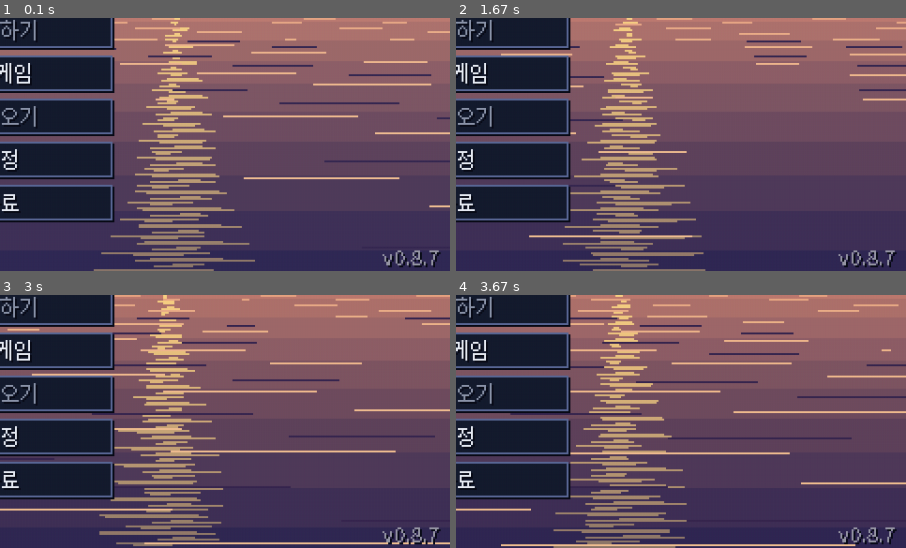
Above: before the commit, frames 1-4 (two rows, left to right).
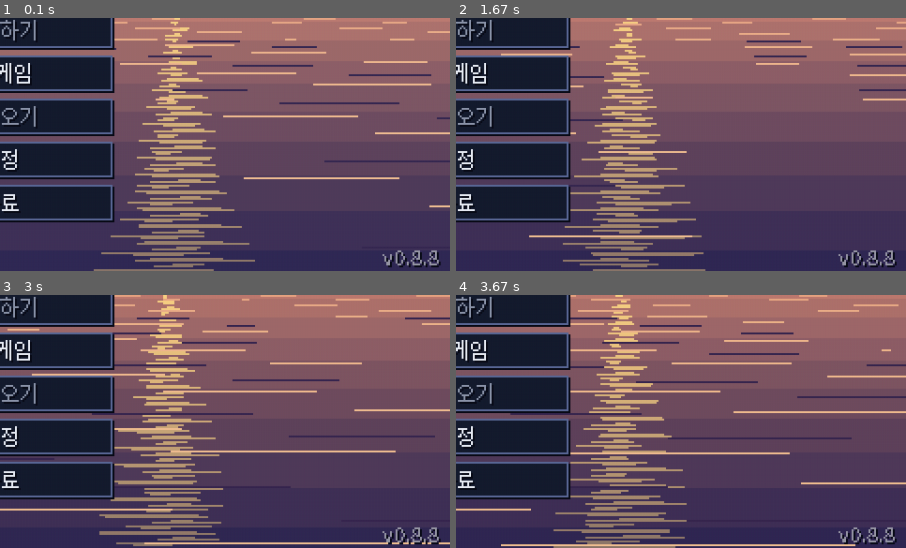
Above: after the commit, the same moments.

Repository: sinsiu60/fishingplanet
Game: pygame game, started from main.py
Two runs of this game, one before a commit and one after it. Both use one fixed random seed, a clock stepped at 60 frames per second and the inputs below.
Inputs (mouse positions are % of the whole screen's width and height, from its top left):
- Up to frame 1 (0.1 s): no input
- Up to frame 2 (1.67 s): hold Up 0.33-0.8 s; move the mouse to (46, 54) at 0.37 s; tap Enter at 1.23 s; hold Up from 1.57 s (still down); move the mouse to (19, 35) at 1.6 s
- Up to frame 3 (3 s): release Up at 1.87 s; hold Up 1.9-2.27 s; move the mouse to (65, 15) at 1.93 s; tap Space at 2.63 s; tap B at 2.97 s
- Up to frame 4 (3.67 s): no input
The pictures show only the part of the screen within x 50-100%, y 50-100%; the shares and areas given below are measured in that part.

The runs differ from the first frame. In frame 1, 0.1% of the frame differs, in the area x 94-98%, y 91-99%; in frame 2, 0.1%; in frame 3, 0.1%; in frame 4, 0.1%.

Commit message:
Mobile fight lag: only call Channel.set_volume when the level changes; perf overlay; 0.8.8
pygame's Channel.set_volume always goes through Mix_SetPanning, which locks
the audio device. The mixer re-applied every active channel and music layer
each frame (~14 calls per fight frame), contending with the audio thread on
phones. Volumes are now compared in mixer units (1/128) and only pushed on
change (~1 call per frame); music stream volume likewise. Adds a settings
toggle that shows FPS and per-stage timings on screen.

Co-Authored-By: Claude Opus 5.5 <noreply@anthropic.com>
Claude-Session: https://claude.ai/code/session_01XkZZxEWm7K26sk4a4EAFMF

Diff:
--- a/dist_readme.txt
+++ b/dist_readme.txt
@@ -1,4 +1,4 @@
-낚시 게임 v0.8.7
+낚시 게임 v0.8.8
 ================
 
 실행: FishingGame.exe 를 더블클릭하세요. (Python 설치 필요 없음)
--- a/src/audio/adaptive_music.py
+++ b/src/audio/adaptive_music.py
@@ -45,6 +45,7 @@
         self.state_t = 0.0
         self.sting_left = 0.0
         self.quiet = False                   # 예전 스트리밍 곡이 나오는 중
+        self._vol_q: dict = {}             # 채널에 마지막으로 넣은 음량 (1/128 단위)
         self.missing: list[str] = []
         if self.enabled:
             base = sfx.n_sig
@@ -145,8 +146,10 @@
         self.cache = {n: snd for n, snd in cache.items() if snd is not None}  # 안 쓰는 대륙·낚시터 층은 놓아 준다
         self.sounds = {k: self.cache[n] for k, n in names.items() if n in self.cache}
         self.level = {k: 0.0 for k in LAYERS}
+        self._vol_q = {}
         for k, snd in self.sounds.items():   # 같은 프레임에 한꺼번에 → 끝까지 맞물려 돈다
             self.ch[k].set_volume(0.0)
+            self._vol_q[k] = 0
             self.ch[k].play(snd, loops=-1)
         self.t0 = self.clock
         self.applied = None
@@ -171,6 +174,7 @@
         if snd is None:
             return
         self.cache["mus_sting_win"] = snd
+        self._vol_q.pop("_sting", None)
         self.ch_sting.set_volume(min(1.0, GAIN * self.sfx.bus_gain("mus")))
         self.ch_sting.play(snd)
         self.sting_left = snd.get_length()
@@ -216,6 +220,12 @@
             step = rate if k not in mult else rate * 0.6
             self.level[k] = min(goal, cur + step) if goal > cur else max(goal, cur - step)
             if k in self.sounds:
-                self.ch[k].set_volume(min(1.0, self.level[k] * bus))
-        if self.ch_sting.get_busy():
-            self.ch_sting.set_volume(min(1.0, GAIN * self.sfx.bus_gain("mus") * (0.0 if quiet else 1.0)))
+                q = round(min(1.0, self.level[k] * bus) * 128)
+                if self._vol_q.get(k) != q:  # 바뀔 때만 (폰 오디오 잠금, v0.8.8)
+                    self._vol_q[k] = q
+                    self.ch[k].set_volume(q / 128)
+        if self.sting_left > 0:
+            q = round(min(1.0, GAIN * self.sfx.bus_gain("mus") * (0.0 if quiet else 1.0)) * 128)
+            if self._vol_q.get("_sting") != q:
+                self._vol_q["_sting"] = q
+                self.ch_sting.set_volume(q / 128)
--- a/src/audio/sfx.py
+++ b/src/audio/sfx.py
@@ -333,12 +333,22 @@
         return ch
 
     def _apply(self, e: dict) -> None:
+        """채널 음량 반영. 값이 실제로 바뀔 때만 set_volume (믹서 단위 1/128로 비교).
+        폰에선 set_volume 마다 오디오 장치를 잠가서(패닝 효과 등록) 매 프레임 수십 번 부르면 파이팅이 끊겼다 (v0.8.8)."""
         v = min(1.0, e["vol"] * self.bus_gain(e["bus"]))
         if e["pan"] is None:
-            e["ch"].set_volume(v)
+            lr = (v, None)
         else:
             a = (max(-1.0, min(1.0, e["pan"])) + 1) * np.pi / 4
-            e["ch"].set_volume(min(1.0, v * np.cos(a) * 1.41), min(1.0, v * np.sin(a) * 1.41))
+            lr = (min(1.0, v * np.cos(a) * 1.41), min(1.0, v * np.sin(a) * 1.41))
+        q = (round(lr[0] * 128), None if lr[1] is None else round(lr[1] * 128))
+        if e.get("_q") == q:
+            return
+        e["_q"] = q
+        if lr[1] is None:
+            e["ch"].set_volume(lr[0])
+        else:
+            e["ch"].set_volume(lr[0], lr[1])
 
     def update(self, dt: float, slow: bool = False) -> None:
         """매 프레임: 덕킹 복귀, 끝난 소리 정리, 리미터, 루프·재생 중 소리 볼륨 갱신."""
@@ -363,7 +373,10 @@
             self.limiter = min(want, self.limiter + dt / lim["release_sec"])
         for e in self.active:
             self._apply(e)
-        pygame.mixer.music.set_volume(min(1.0, self.bus_gain("mus") * getattr(self, "music_gain", 0.6)))
+        mv = round(min(1.0, self.bus_gain("mus") * getattr(self, "music_gain", 0.6)) * 128)
+        if mv != getattr(self, "_music_q", None):  # 스트리밍 음악 음량도 바뀔 때만
+            self._music_q = mv
+            pygame.mixer.music.set_volume(mv / 128)
 
     def stop_all(self) -> None:
         """효과음·환경음 전부 멈춤 (음악 층 예약 채널은 그대로 — adaptive_music이 따로 관리)."""
--- a/src/core/game.py
+++ b/src/core/game.py
@@ -1,4 +1,6 @@
 """메인 루프. 게임 로직은 초당 60틱 고정, 렌더링은 그와 분리된다."""
+import time
+
 import pygame
 
 from src.audio.music import Music
@@ -79,6 +81,19 @@
         self.scenes.push(start_scene(self))
         bootlog.mark("첫 장면")
 
+    def _perf_draw(self, frame_time: float, ticks: int, upd: float, audio: float, draw: float) -> None:
+        """설정 '성능 표시': 화면 왼쪽 위에 FPS 와 단계별 처리 시간(ms, 평균) — 폰 렉 원인 찾기 (v0.8.8)."""
+        p = getattr(self, "_perf", None)
+        cur = [1.0 / max(frame_time, 1e-4), upd * 1000, audio * 1000, draw * 1000, ticks]
+        self._perf = cur if p is None else [a * 0.9 + b * 0.1 for a, b in zip(p, cur)]
+        fps, u, a, d, tk = self._perf
+        from src.ui.hud import text
+        c = self.screen.canvas
+        line = (f"FPS {fps:4.1f}  갱신 {u:4.1f}(×{tk:.1f})  소리 {a:4.1f}  그리기 {d:4.1f}  "
+                f"출력 {getattr(self, '_perf_present', 0.0):4.1f}ms  일 {getattr(self, '_work_ms', 0):4.1f}")
+        c.fill((0, 0, 0), (0, 0, min(c.get_width(), 8 + len(line) * 5), 12))
+        text(c, line, (3, 6), (140, 255, 160), 11, "midleft")
+
     def _loading_frame(self) -> None:
         """모바일 첫 실행은 효과음을 만드느라 몇 초 걸려서 안내 화면을 먼저 보여 준다."""
         from src.ui.hud import text
@@ -186,14 +201,20 @@
                 elif self.scenes.current:
                     self.scenes.current.handle_event(event)
 
+            perf = self.settings.get("perf_overlay")
+            t0 = time.perf_counter() if perf else 0.0
+            ticks = 0
             while accumulator >= self.tick_dt:
                 if self.scenes.current:
                     self.scenes.current.update(self.tick_dt)
                 accumulator -= self.tick_dt
+                ticks += 1
+            t1 = time.perf_counter() if perf else 0.0
             self.music.update()
             self.adaptive.update(frame_time, quiet=self.music.target is not None or self.music.current is not None)
             self.sfx.update(frame_time, slow=self.time_scale < 0.99)  # 믹서: 덕킹·리미터·버스 볼륨
             self.haptics.update(frame_time)  # 소리 어택에 맞춘 진동 (32장 S5)
+            t2 = time.perf_counter() if perf else 0.0
 
             if self.scenes.current:
                 self.scenes.current.draw(self.screen.canvas)
@@ -202,7 +223,13 @@
                 veil = pygame.Surface(self.screen.canvas.get_size())
                 veil.set_alpha(int(255 * self.fade / self.fade_total))
                 self.screen.canvas.blit(veil, (0, 0))
+            if perf:
+                t3 = time.perf_counter()
+                self._perf_draw(frame_time, ticks, t1 - t0, t2 - t1, t3 - t2)
             self.screen.present()
+            if perf:
+                self._perf_present = (self._perf_present * 0.9 + (time.perf_counter() - t3) * 100) \
+                    if hasattr(self, "_perf_present") else 0.0
 
             frames += 1
             if frames in (1, 30):
--- a/src/save/settings.py
+++ b/src/save/settings.py
@@ -11,7 +11,9 @@
             # 접근성 (31장 C6): 예고 시간 배율 0=1.0 1=1.25 2=1.5, 첫 만남 카드, 신호 슬롯 크기 0~2, 색약 팔레트, 소리 신호
             "tele_mult": 0, "signal_cards": True, "slot_size": 1, "colorblind": False, "signal_sound": True,
             # 소리 (32장 S3): 버스 볼륨 0~1, 신호 강조, 오디오 지연 보정(ms, + = 소리가 늦게 들리는 기기)
-            "vol_music": 0.8, "vol_sfx": 1.0, "vol_amb": 0.8, "signal_boost": False, "audio_offset_ms": 0}
+            "vol_music": 0.8, "vol_sfx": 1.0, "vol_amb": 0.8, "signal_boost": False, "audio_offset_ms": 0,
+            # 성능 표시 (FPS·단계별 처리 시간, v0.8.8)
+            "perf_overlay": False}
 
 TELE_MULTS = (1.0, 1.25, 1.5)
 
--- a/src/scene/settings_scene.py
+++ b/src/scene/settings_scene.py
@@ -63,7 +63,9 @@
                (lambda: self._step("vibration", -1, 3), lambda: self._vib_step()))
         fps = ("화면 갱신 (배터리)", "button", lambda: f"초당 {s.get('fps')}번",
                lambda: s.set("fps", 30 if s.get("fps") == 60 else 60))
-        return [size, alpha, left, vib, fps, transfer]
+        perf = ("성능 표시 (FPS·처리 시간)", "toggle", lambda: s.get("perf_overlay"),
+                lambda: s.set("perf_overlay", not s.get("perf_overlay")))
+        return [size, alpha, left, vib, fps, perf, transfer]
 
     def _access_rows(self) -> list[tuple]:
         """접근성 (31장 C6). 예고 배율은 랭크 판정에 영향 없음 — 결과 화면에 작게 표시."""
--- a/src/version.py
+++ b/src/version.py
@@ -1,2 +1,2 @@
 """게임 버전 (릴리즈 태그 v<VERSION>, buildozer.spec version 과 같게)."""
-VERSION = "0.8.7"
+VERSION = "0.8.8"
Not shown, changed: RELEASE_NOTES.md
Not shown, changed: buildozer.spec
